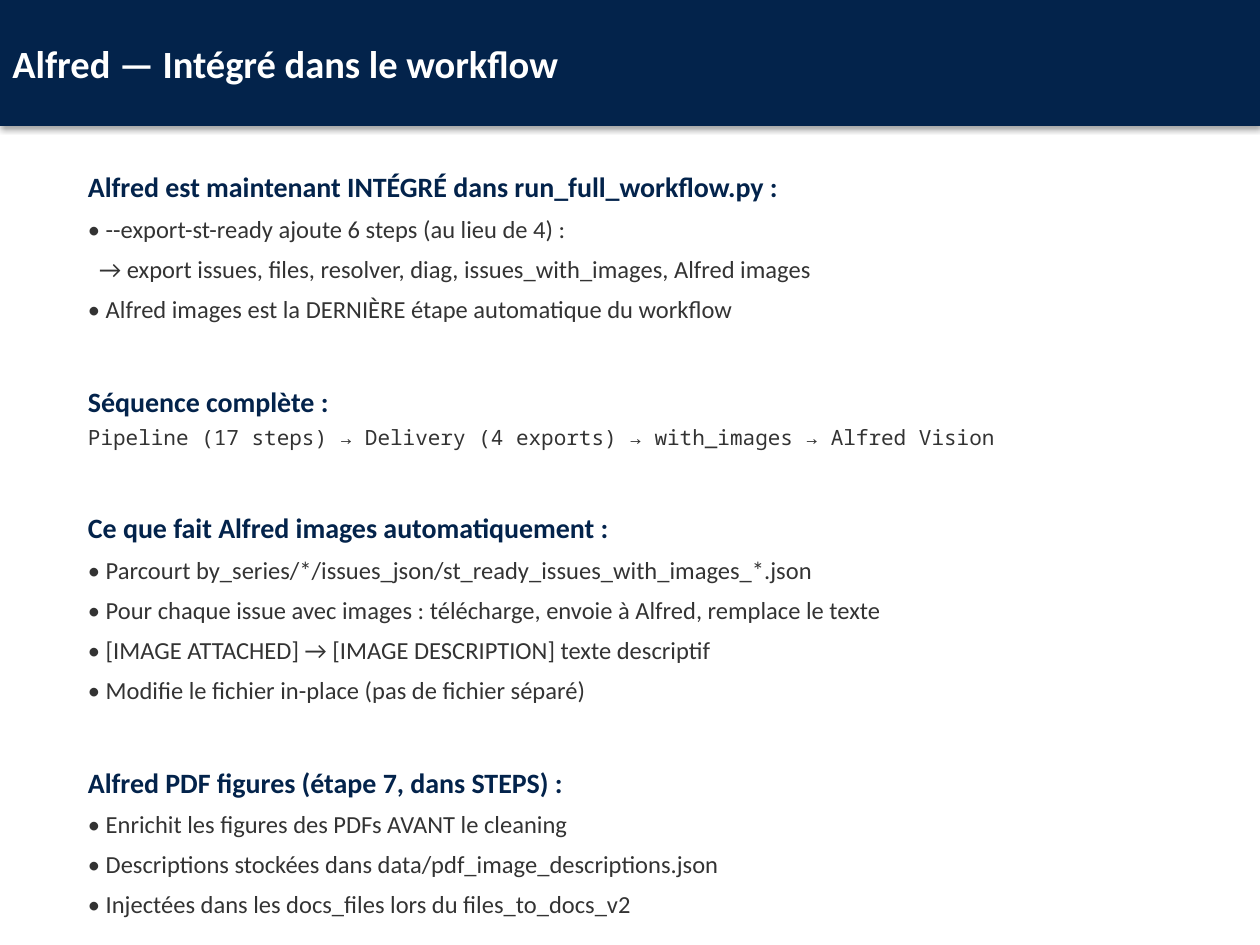
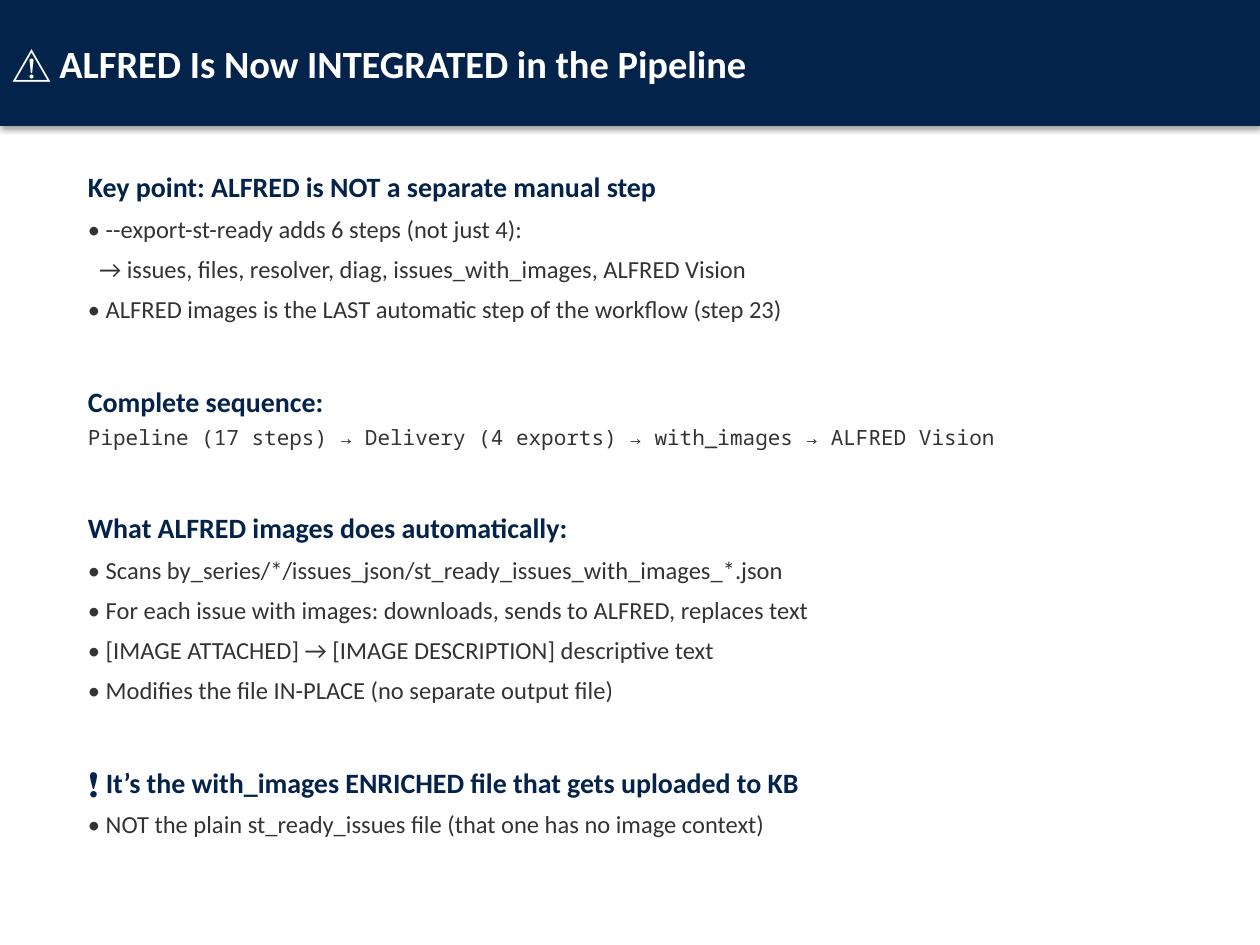
Before and after one commit to ALABSTM/stm32cube-gh-kb-pipeline, a slide deck: slide 39 of docs/Atelier_Pratique_Pipeline_STM32Cube.pptx (slide 4 before the commit). Drawn at 1260x945 pixels with LibreOffice and Linux fonts; fonts in the diff are those of the drawing. Boxes give left, top, right and bottom in pixels: in the first picture for what was removed or moved away, otherwise in the second. Text is boxed around its words. In the diff, an @@ line names an element or a change of style, - is before the commit and + after.

```diff
--- a/docs/Atelier_Pratique_Pipeline_STM32Cube.pptx
+++ b/docs/Atelier_Pratique_Pipeline_STM32Cube.pptx
@@ text in rectangle at bbox=[59, 51, 747, 84]: text changed @@
-Alfred — Intégré dans le workflow
+⚠️ ALFRED Is Now INTEGRATED in the Pipeline
@@ text at bbox=[88, 177, 995, 838]: text changed @@
-Alfred est maintenant INTÉGRÉ dans run_full_workflow.py :
-• --export-st-ready ajoute 6 steps (au lieu de 4) :
-→ export issues, files, resolver, diag, issues_with_images, Alfred images
-• Alfred images est la DERNIÈRE étape automatique du workflow
-Séquence complète :
-Pipeline (17 steps) → Delivery (4 exports) → with_images → Alfred Vision
-Ce que fait Alfred images automatiquement :
-• Parcourt by_series/*/issues_json/st_ready_issues_with_images_*.json
-• Pour chaque issue avec images : télécharge, envoie à Alfred, remplace le texte
-• [IMAGE ATTACHED] → [IMAGE DESCRIPTION] texte descriptif
-• Modifie le fichier in-place (pas de fichier séparé)
-Alfred PDF figures (étape 7, dans STEPS) :
-• Enrichit les figures des PDFs AVANT le cleaning
-• Descriptions stockées dans data/pdf_image_descriptions.json
-• Injectées dans les docs_files lors du files_to_docs_v2
+Key point: ALFRED is NOT a separate manual step
+• --export-st-ready adds 6 steps (not just 4):
+→ issues, files, resolver, diag, issues_with_images, ALFRED Vision
+• ALFRED images is the LAST automatic step of the workflow (step 23)
+Complete sequence:
+Pipeline (17 steps) → Delivery (4 exports) → with_images → ALFRED Vision
+What ALFRED images does automatically:
+• Scans by_series/*/issues_json/st_ready_issues_with_images_*.json
+• For each issue with images: downloads, sends to ALFRED, replaces text
+• [IMAGE ATTACHED] → [IMAGE DESCRIPTION] descriptive text
+• Modifies the file IN-PLACE (no separate output file)
+❗ It’s the with_images ENRICHED file that gets uploaded to KB
+• NOT the plain st_ready_issues file (that one has no image context)
```
Also in this commit, not shown: 20 other slides changed, 58 slides added, 13 slides removed, 27 other files.
